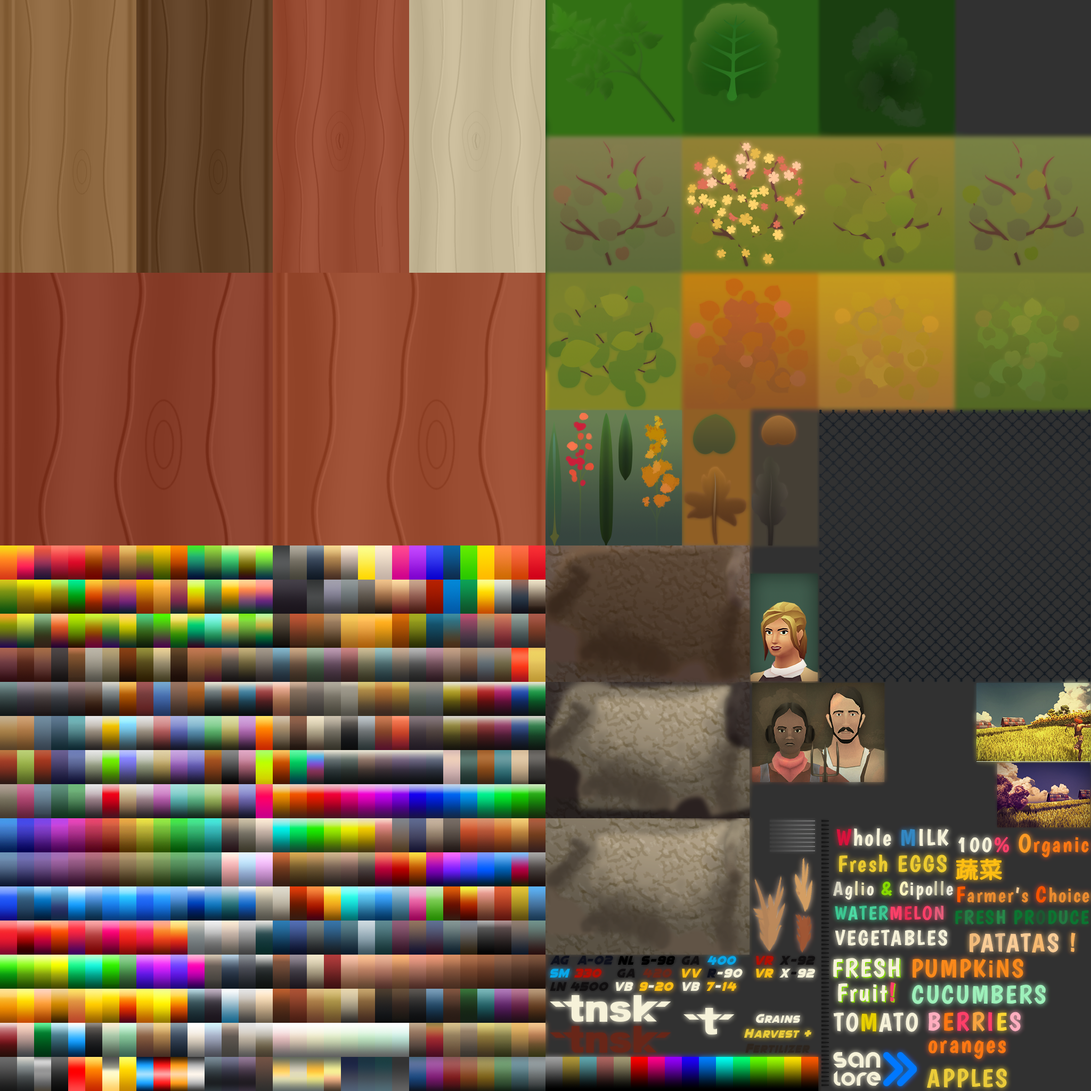
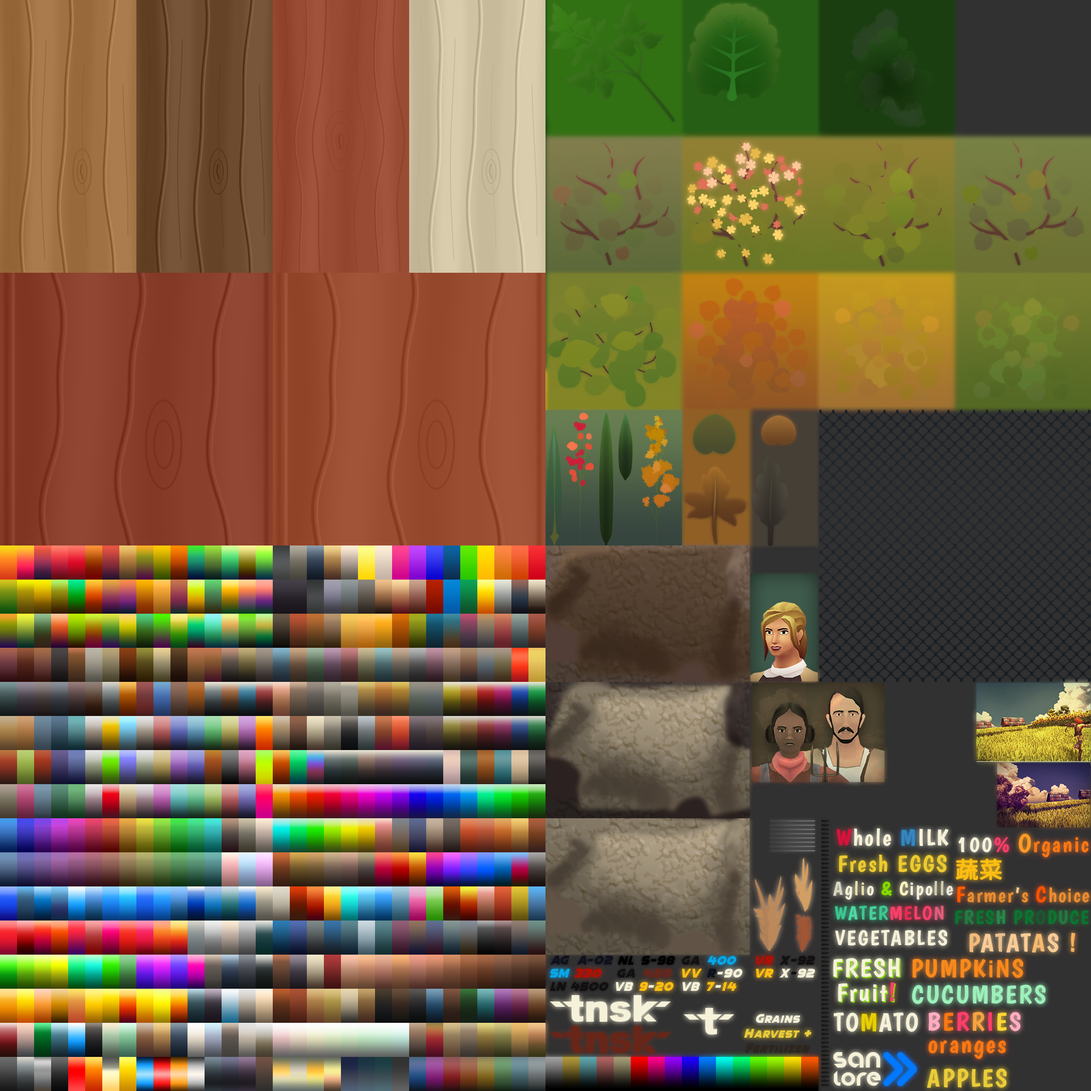
Comparing the layer stacks of the two 1091 x 1091 images. Changes:
removed layer "Roof_Wood_Aged | flowing grain and one wood eye" over bbox(486, 272, 505, 546)
removed layer "Roof_Wood_Aged | broad quiet fibers" over bbox(486, 272, 505, 546)
removed layer "Roof_Wood_Aged | timber base" over bbox(486, 272, 505, 546)
renamed "Roof_Wood | flowing grain and one wood eye" to "Shared Wood PaintedCream | painted broad grain", painted on it over bbox(1, 0, 546, 546)
renamed "Roof_Wood | broad quiet fibers" to "Shared Wood Dark | painted broad grain", painted on it over bbox(0, 0, 273, 546)
renamed "Roof_Wood | timber base" to "Shared Wood Warm | painted broad grain", painted on it over bbox(0, 0, 273, 546)
renamed "Previous atlas | protected outside revised timber slots" to "Background", painted on it over bbox(0, 0, 546, 546)
